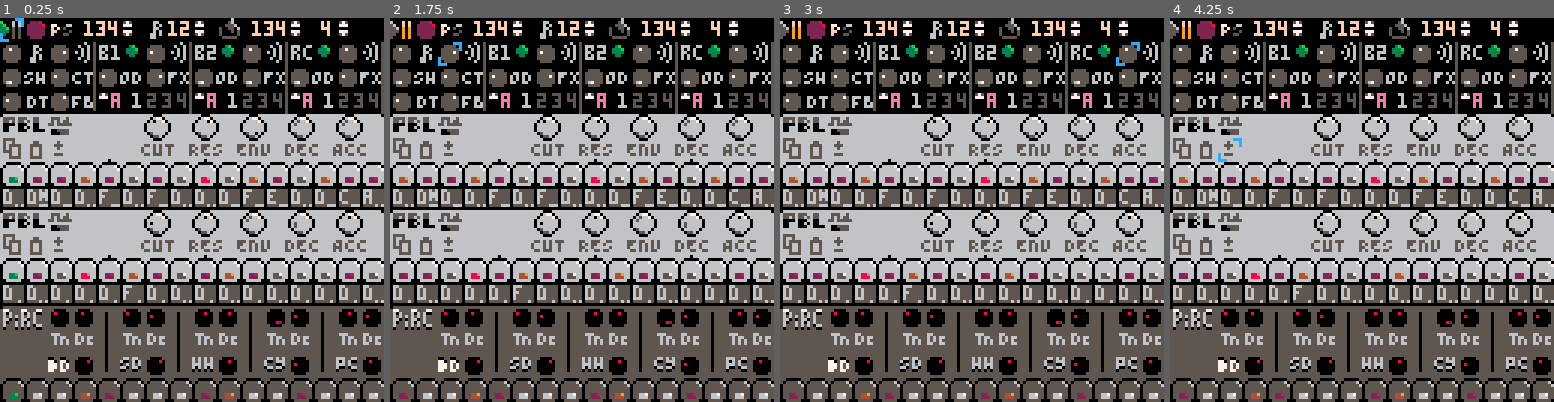
Above: before the commit, frames 1-4 (left to right).
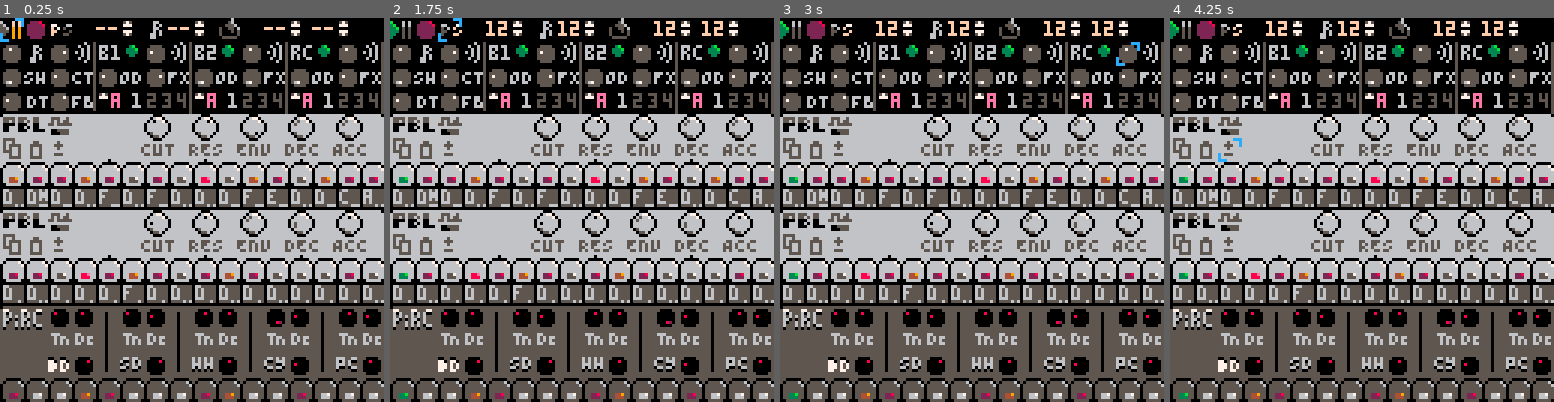
Above: after the commit, the same moments.

Repository: luchak/rp8
Game: PICO-8 cartridge pb-0x.p8
The game is run twice, just before and just after one commit, with the same random seed, the same clock (stepped at 60 frames per second) and the same inputs.
Inputs:
- Up to frame 1 (0.25 s): no input
- Up to frame 2 (1.75 s): tap X (X key) at 0.33, 1.07 s; tap O (Z key) at 0.7, 1.7 s; hold Right from 1.6 s (still down)
- Up to frame 3 (3 s): tap X (X key) at 1.85, 2.97 s; release Right at 2.1 s; tap O (Z key) at 2.1, 2.5, 2.9 s; hold Up 2.15-2.42 s; hold Right from 2.47 s (still down)
- Up to frame 4 (4.25 s): release Right at 3.03 s; hold Left 3.08-3.58 s; tap O (Z key) at 3.3, 3.7, 4.1 s; hold Down 3.63-3.97 s; hold Right from 4.02 s (still down); tap X (X key) at 4.08 s

The runs differ from the first frame. In frame 1, 0.7% of the frame differs, in the area x 0-87%, y 0-100%; in frame 2, 0.8%; in frame 3, 0.7%; in frame 4, 0.7%.

Commit message:
Fix saturation, lots of kick drum tuning.

Diff:
--- a/pb-0x.p8
+++ b/pb-0x.p8
@@ -52,7 +52,12 @@
  map(unpack_split('0,0,0,0,16,4'))
 
  pbl0,pbl1=synth_new(),synth_new()
- kick,snare,hh,cy,perc=sweep_new(0.08,0.008,0.1,1.7),snare_new(),hh_cy_new(1,0.8,0.75,0.35,-1,2),hh_cy_new(1.3,0.5,0.5,0.18,0.3,0.8),sweep_new(0.12,0.06,0.2,1)
+ kick,snare,hh,cy,perc=
+  sweep_new(0.1008,0.0126,0.12,0.7,0.7,0.4),
+  snare_new(),
+  hh_cy_new(1,0.8,0.75,0.35,-1,2),
+  hh_cy_new(1.3,0.5,0.5,0.18,0.3,0.8),
+  sweep_new(0.12,0.06,0.2,1,0.85,0.6)
  drum_mixer=submixer_new({kick,snare,hh,cy,perc})
  delay=delay_new(nil,3000,0)
 
@@ -294,8 +299,8 @@
  if (_root_obj) _root_obj:update(b,1,n)
  local minx,maxx=32767,-32767
  for i=1,n do
-  local x=b[i]
-  x=1.485*mid(-0.6666,x-0.3333*x*x*x,0.6666)
+  local x=mid(-1,b[i],1)
+  x-=0.148148*x*x*x
   -- add dither to keep delay
   -- tails somewhat nicer
   -- also ensure that e(0) is
@@ -483,7 +488,7 @@
  return obj
 end
 
-function sweep_new(_dp0,_dp1,ae_ratio,boost)
+function sweep_new(_dp0,_dp1,ae_ratio,boost,te_base,te_scale)
  local obj=parse[[{
   op=0,
   dp=0.1,
@@ -497,11 +502,11 @@
  obj.note=function(self,pat,step,note_len)
   local s=pat.steps[step]
   if (s!=d_off) then
-   self.detune=2^(2*pat.tun-1)
+   self.detune=2^(1.5*pat.tun-0.75)
    self.op,self.dp=0,_dp0*self.detune
    self.ae=pat.lev*pat.lev*boost*trn(s==d_ac,1.5,0.6)
    self.aemax=0.5*self.ae
-   self.ted=0.5*((0.85-0.6*pat.dec)^4)
+   self.ted=0.5*((te_base-te_scale*pat.dec)^4)
    self.aed=1-ae_ratio*self.ted
   end
  end
@@ -698,13 +703,13 @@
    for k,src in pairs(self.srcs) do
     local slev,od,fx=src.lev,src.od,src.fx
     src.obj:update(tmp,first,last)
-    local odf=0.3+4.7*od
-    -- don't go all the way back
-    local odfi=(od*0.7+1)/odf
+    local odf=0.3+15.7*od
+    --local odfi=1/(4*(atan2(odf,1)-0.75))
+    local odfi=(1+0.7*od)/odf
     for i=first,last do
-     local x=tmp[i]*odf
-     x=slev*odfi*mid(-0.6667,x-0.3333*x*x*x,0.6667)
-     b[i]+=x*lev
+     local x=mid(-1,tmp[i]*odf,1)
+     x=slev*odfi*(x-0.148148*x*x*x)
+				 b[i]+=x*lev
      fxbuf[i]+=x*fx
     end
    end
@@ -780,7 +785,7 @@
   b0_bank=1,
   b1_bank=1,
   drum_bank=1,
-  playing=true,
+  playing=false,
   tempo=0.5,
   shuffle=0,
   lev=0.5,
@@ -796,6 +801,10 @@
   drum_od=0,
   drum_fx=0,
   comp_thresh=1.0,
+  song_mode=false,
+  song_pos=1,
+  loop_start=1,
+  loop_len=1
  }]]
  seq_next_bar(s)
  return s
@@ -922,7 +931,7 @@
     local n=min(nl-self.t,last-p+1)
     self.root:update(b,p,p+n-1)
     self.t+=n
-    p=p+n
+    p+=n
    end
   end
  }
@@ -986,14 +995,15 @@
     if ww then
      local sp=self.sprites[id]
      local sx,sy=(sp%16)*8,(sp\16)*8
-     sspr(sx,sy,ww,8,w.x,w.y)
+     sspr(sx,sy,ww,8,wx,wy)
     else
-     spr(self.sprites[id],w.x,w.y,1,1)
+     spr(self.sprites[id],wx,wy,1,1)
     end
    else
-    local t,bg,fg=unpack_split(sp)
-    rectfill(w.x,w.y,wx+7,wy+7,bg)
-    print(t,w.x+1,w.y+1,fg)
+    local t,tw,bg,fg=unpack_split(sp)
+    t=tostr(t)
+    rectfill(wx,wy,wx+tw,wy+7,bg)
+    print(t,wx+tw-(#t*4),wy+1,fg)
    end
   end
   self.dirty={}
@@ -1051,7 +1061,7 @@
    if has_tiles[sb] then
     for sa=ta+dir,lim,dir do
      local r=self.by_tile[(sa<<sha)+(sb<<shb)]
-     if (r) return r
+     if (r and not r.noinput) return r
     end
    end
   end
@@ -1186,6 +1196,19 @@
  }
 end
 
+function transport_number_new(x,y,w,key)
+ return {
+	 x=x,y=y,w=w,key=key,noinput=true,
+	 get_sprite=function(self,seq)
+	  if seq.song_mode then
+	   return '12,'..self.w..',0,15'
+	  else
+	   return '--,'..self.w..',0,15'
+   end
+  end,
+  update=function() end
+ }
+end
 
 function pbl_ui_init(ui,key,yp)
  for i=1,16 do
@@ -1276,6 +1299,9 @@
  ui:add_widget(
   toggle_new(0,yp,nil,'playing',6,7)
  )
+ ui:add_widget(
+  toggle_new(16,yp,nil,'song_mode',142,143)
+ )
  hdial(0,8,'tempo')
  hdial(16,8,'lev')
  hdial(16,16,'comp_thresh')
@@ -1297,6 +1323,19 @@
    )
   end
  end
+ ui:add_widget(
+  transport_number_new(24,yp,16,'song_pos')
+ )
+ ui:add_widget(
+  transport_number_new(56,yp,8,'now')
+ )
+ ui:add_widget(
+  transport_number_new(80,yp,16,'loop_start')
+ )
+ ui:add_widget(
+  transport_number_new(104,yp,8,'loop_len')
+ )
+
 end
 
 __gfx__
@@ -1308,14 +1347,14 @@
 00700700c00000006005555665550056666666666666666655009090330050500660006606000600555555555555555560066600066000066666666600000000
 00000000c00000006000555665550006666666666666666650009090300050500660006666066060555555555555555566666666666666666666666600000000
 00000000ccc000006666666666666666666666666666666600000000000000000000000000000000555555555555555566666666666666666666066600000000
-66000006660000066600000655000005550000055500000500000005000000000000000000000000666666666666666665555666666666666666666666666660
-60666670606666706066667050555560505555605055556000000005066606600666066606660066666566666665566665665666666666666666666666666666
-06666667066666670666666705555556055555560555555677000665060600600606000606060600665556666655556665655556666666666666666666666666
-066666660666666606666666055555550555555505555555f0705005066000600660066606600600666566666656656665656656666666660666666606666666
-066666660666666606666666055555550555555505555555ff000055060600600606060006060600666666666656656665556656666666660666666606666666
-066557660662286606644966055667550552285505544955f0005505066606660666066606060066665556666656656666656656666666660666666606666666
-06655566066222660664446605566655055222550554445500000005000000000000000000000000666666666655556666655556666666666666666666666666
-00666660006666600066666000555550005555500055555000000005000000000000000000000000666666666666666666666666666666666666666666666666
+66000006660000066600000655000005550000055500000500000000000000000000000000000000666666666666666665555666666666666666666666666660
+60666670606666706066667050555560505555605055556000000000066606600666066606660066666566666665566665665666666666666666666666666666
+06666667066666670666666705555556055555560555555600000000060600600606000606060600665556666655556665655556666666666666666666666666
+06666666066666660666666605555555055555550555555500000000066000600660066606600600666566666656656665656656666666660666666606666666
+06666666066666660666666605555555055555550555555500000000060600600606060006060600666666666656656665556656666666660666666606666666
+06655766066228660664496605566755055228550554495500000000066606660666066606060066665556666656656666656656666666660666666606666666
+06655566066222660664446605566655055222550554445500000000000000000000000000000000666666666655556666655556666666666666666666666666
+00666660006666600066666000555550005555500055555000000000000000000000000000000000666666666666666666666666666666666666666666666666
 66000006660000066600000655000005550000055500000500000000000060050000000000000000000000056660006666600066666000666660006666600066
 6066667060666670606666705055556050555560505555600003b000006006050006600000000000000000056606770666067706660677066606770666067706
 06666667066666670666666705555556055555560555555600333b00000606050006060006606600666060656066667060666670606666706066667060666670
@@ -1366,10 +1405,10 @@
 00000000000000050000000000000000000000000000000000000000000000000000000000000000000000000000000000000000000000000000000000000000
 00000000666666666660006666666666666000666666666666600066666666666660006666666666666000666666666600000000000000000000000000000000
 00000000666666666666666666666666666666666666666666666666666666666666666666666666666666666666666600000000000000000000000000000000
-00000000666666665565656555666665566555665566666555655665656666655665556655666666556655665566666600000000000000000000000000000000
-00000000666666656665656656666665656556656666666556656565656666656565566566666665656566656666666600000000000000000000000000000000
-00000000666666656665656656666665566566666566666566656565656666656565666566666665556566656666666600000000000000000000000000000000
-00000000666666665565556656666665656655655666666655656565566666655666556655666665656655665566666600000000000000000000000000000000
+00000000666666665565656555666665566555665566666555655665656666655665556655666666556655665566666600000000000000000770006606600077
+00000000666666656665656656666665656556656666666556656565656666656565566566666665656566656666666600000000000000000f07050005060f00
+00000000666666656665656656666665566566666566666566656565656666656565666566666665556566656666666600000000000000000ff000050550000f
+00000000666666665565556656666665656655655666666655656565566666655666556655666665656655665566666600000000000000000f00055005000ff0
 00000000666666666666666666666666666666666666666666666666666666666666666666666666666666666666666600000000000000000000000000000000
 00000000666666666666666666666666666606666666666666666666666666666666066666666666666666666666666600000000000000000000000000000000
 55555555055555555555555555555555555555550000000055555555555555555555555555555555555555555555555555555555555555555555555555555555
@@ -1414,10 +1453,10 @@
 00000000000000000000000000000000666666666666666666666666666606666666666666666666666666666660666666666666666666666666666600000000
 66666666666666666666666666666666666666666666666666666666000000000000600000000000000000000000000000000000000000000000000000000000
 6666666666666666666666666666666666666666666666666555566600888e0000600600000fff00002228000000000000066600000000000000000000000000
-65565556556665565556556655666556655665566666666665665666088888e000060600000f0f00022222800770006600600060000000000000000000000000
-566665665656566655665656565656665656566666666666656555560888888006060600000fff00022222200f07050006666666000000000000000000000000
-566665665566665656665656565656665556566666666666656566560888888000060600000f0f00022222200ff0000500600060000000000000000000000000
-655665665656556665565656556665565656655666666666655566560888888000600600000f0f00022222200f00055000066600000000000000000000000000
+65565556556665565556556655666556655665566666666665665666088888e000060600000f0f00022222800000000000600060000000000000000000000000
+566665665656566655665656565656665656566666666666656555560888888006060600000fff00022222200000000006666666000000000000000000000000
+566665665566665656665656565656665556566666666666656566560888888000060600000f0f00022222200000000000600060000000000000000000000000
+655665665656556665565656556665565656655666666666655566560888888000600600000f0f00022222200000000000066600000000000000000000000000
 66666666666666666666666666666666666666666666666666656656008888000000600000000000002222000000000000000000000000000000000000000000
 66666666666666666666666666666666666666666666666666655556000000000000000000000000000000000000000000000000000000000000000000000000
 66000066660000666600006666000066660000666600006666000066660000666600006666000066660000666600006600000000000000000000000000000000
@@ -1559,7 +1598,7 @@
 
 
 __map__
-07eaebc4c5c928c6c9c8c4c5c9c7c98d07eaebc4c5c928c6c9c8c4c5c9c7c98d07eaebc4c5ecc628ccc4c5c8abe8292a0000000000000000000000000000000000000000000000000000000000000000000000000000000000000000000000000000000000000000000000000000000000000000000000000000000000000000
+07ea8ec4c5c928c6c9c8c4c5c9c7c98d07eaebc4c5c928c6c9c8c4c5c9c7c98d07eaebc4c5ecc628ccc4c5c8abe8292a0000000000000000000000000000000000000000000000000000000000000000000000000000000000000000000000000000000000000000000000000000000000000000000000000000000000000000
 782878271726782718267827192678277828782717ce782718ce782719ce78277828782717a8a5a6a7b4b5b6b77878780000000000000000000000000000000000000000000000000000000000000000000000000000000000000000000000000000000000000000000000000000000000000000000000000000000000000000
 787078717829782a7829782a7829782a787078717829782a7829782a7829782a7870787118a8a5a6a7b4b5b6b77878780000000000000000000000000000000000000000000000000000000000000000000000000000000000000000000000000000000000000000000000000000000000000000000000000000000000000000
 78727873d00000a3d00000a3d00000a378727873d0fcfdfed0fcfdfed0fcfdfe7872787319a8a5a6a7b4b5b6b77878780000000000000000000000000000000000000000000000000000000000000000000000000000000000000000000000000000000000000000000000000000000000000000000000000000000000000000
